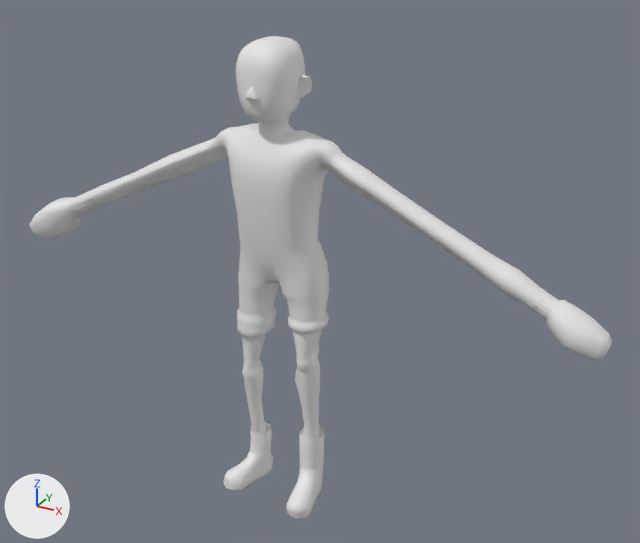
A saved change to the FBX model Assets/Graphisme/Mesh/Characters/Cannibal/cannibalMesh.FBX.
Both versions are drawn from a camera (50 mm lens) standing at (1.46, -2.35, 2.1) and looking at (0.12, 0.08, 0.89). Arrows for +X, +Y and +Z are at lower left; the lights stay in place. Materials are left out; every surface is plain grey. Where no turn or scale is listed for an object, it has been applied to the vertices.

In view in the first picture: ' cannibal'.
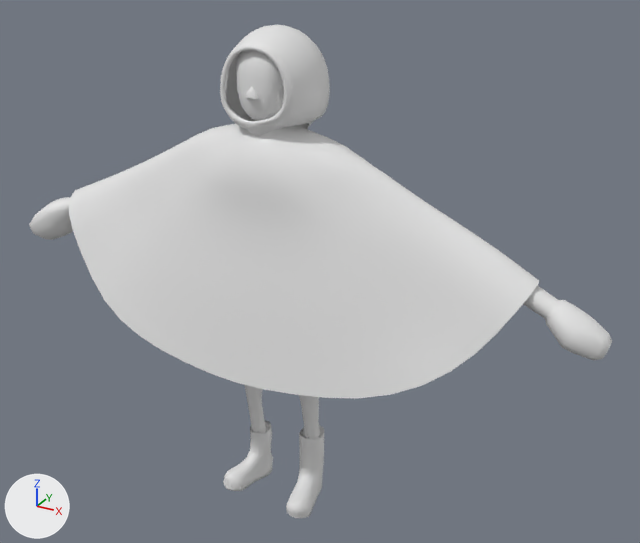
Boxes (x1, y1, x2, y2) around the edits, measured in the pictures (640 x 543 px):
'kway Skin', added
    after: (69, 120, 539, 398)
'kway head', added
    after: (220, 25, 330, 136)
' cannibal', unchanged, covered by the edit
    before: (29, 36, 612, 518)
    after: (29, 50, 612, 518)

What the commit changed:
Mesh me_mesh_1 is new.
It has 842 vertices, 812 faces and spans x -0.165..0.151, y -0.241..0.086, z 1.349..1.698.
Mesh me_mesh_002 is new.
It has 1584 vertices, 3168 faces and spans x -0.89..0.89, y -0.26..0.28, z -0.94..-0.11.
Object 'kway head' (ob_kway_head) is new; it shows me_mesh_1.
Its location is (0.007, 0.116, 0.007).
Object 'kway Skin' (ob_kway_skin) is new; it shows me_mesh_002.
Its location is (0.0, -0.011, 1.531).
